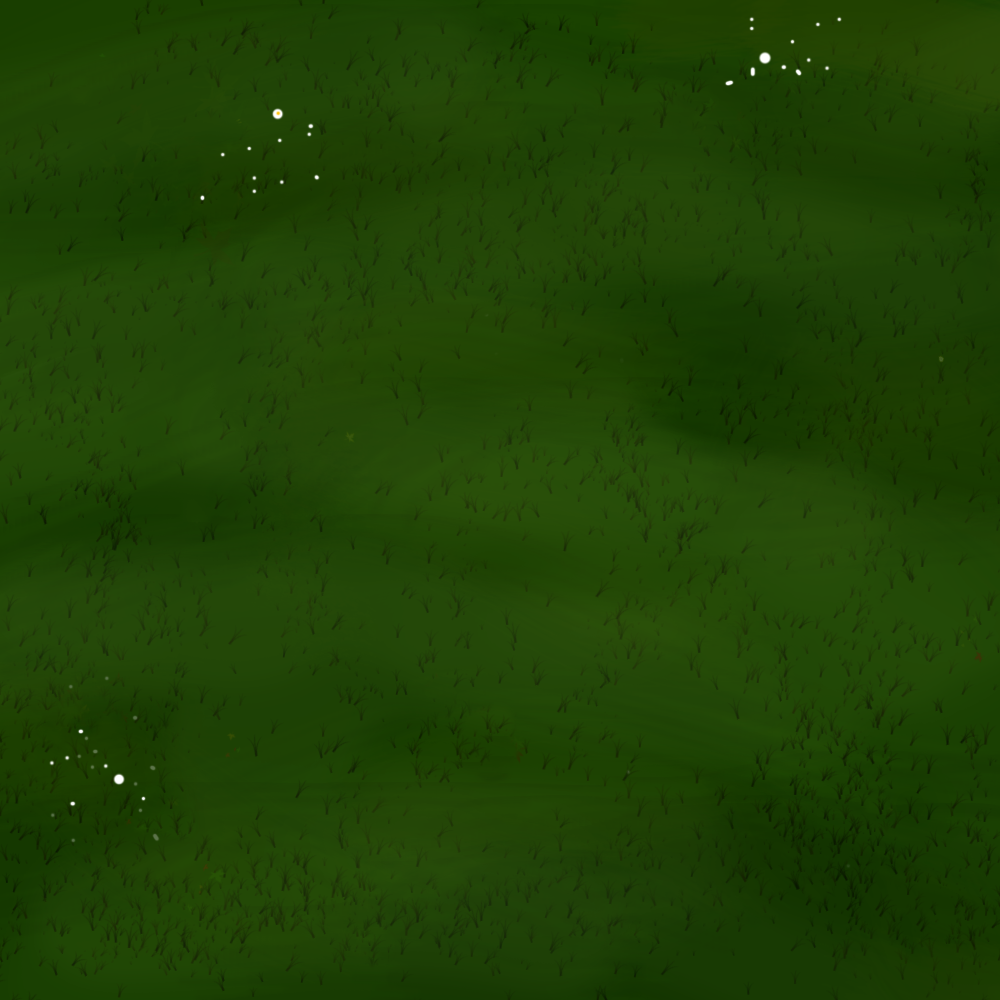
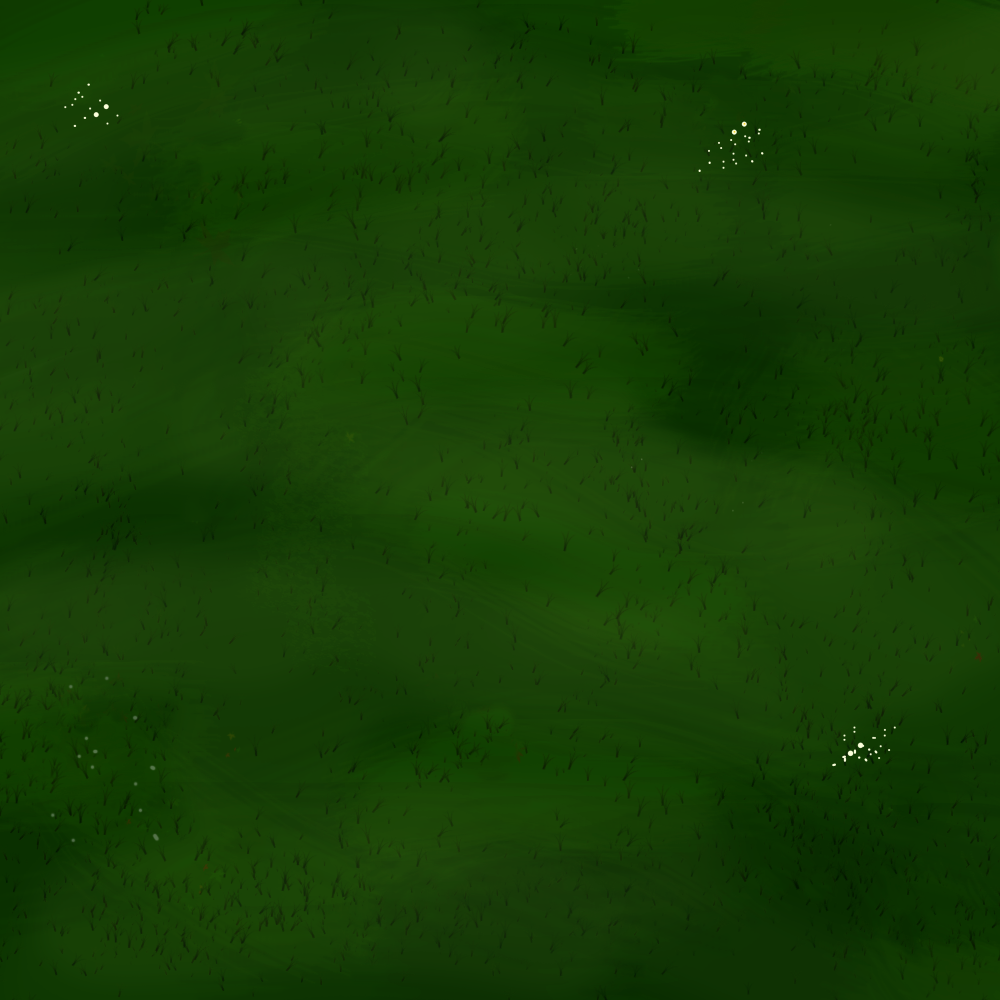
Layered file, before and after one edit (1000 × 1000). Changes by layer:
renamed "Warstwa 2" to "Warstwa 2 kopia 2", painted on it over 49, 16, 896, 869
